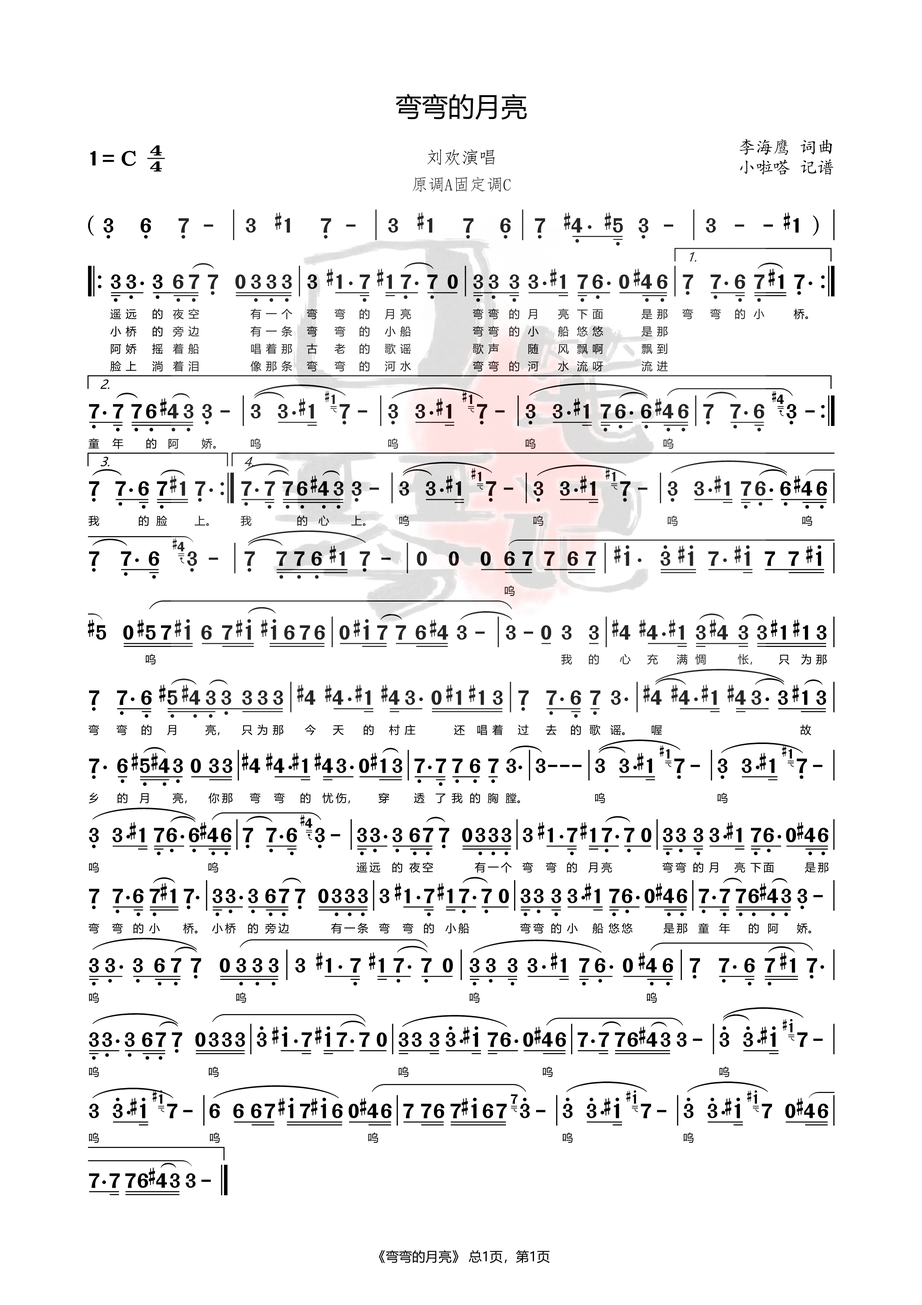
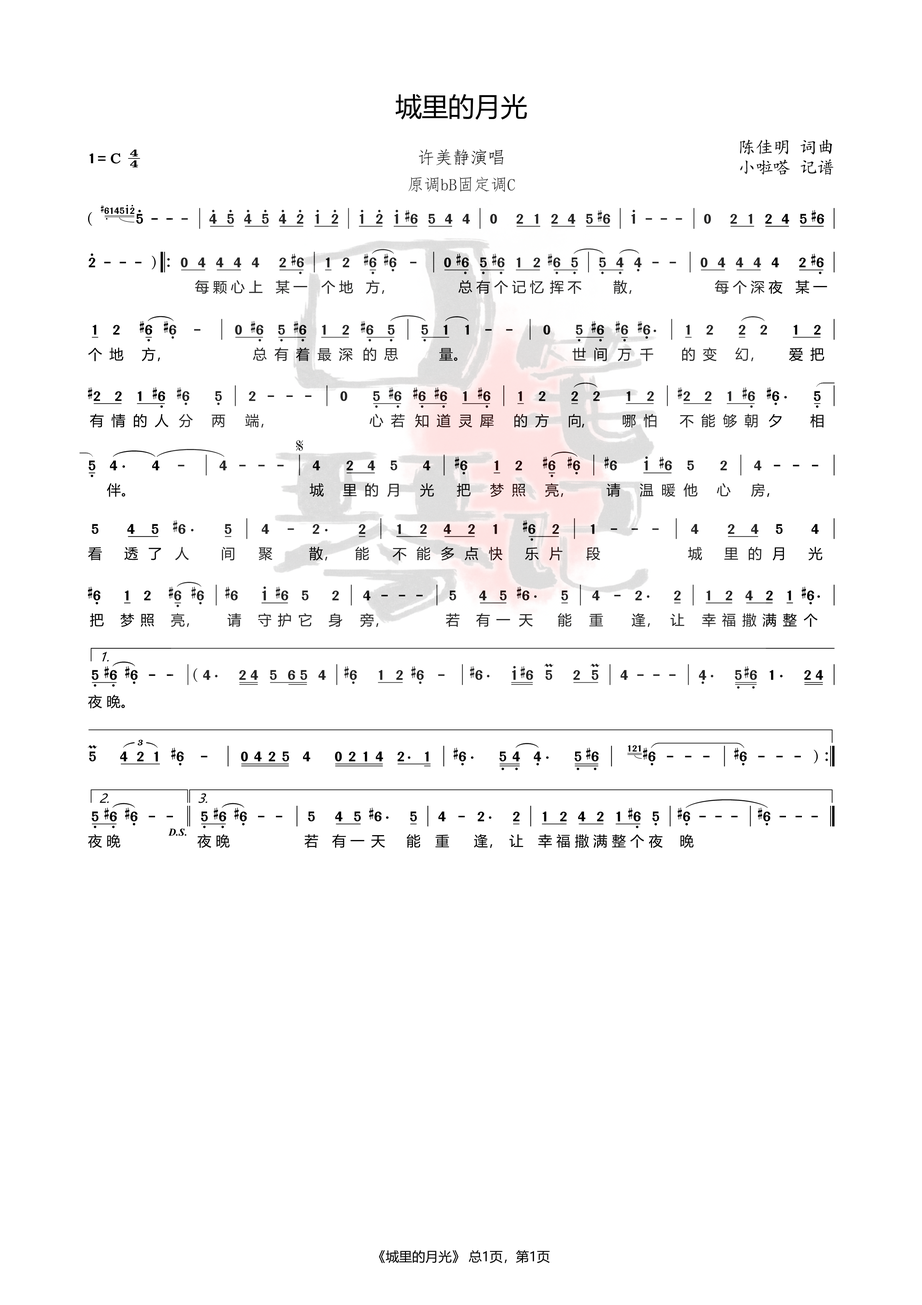
Before/after of a w=922, h=1305 layered artwork. What changed in the layer stack:
added layer "图层 33" above "图层 32" over <box>79,93,835,1264</box>
added layer "图层 32" above "图层 31" over <box>79,93,835,1264</box>
added layer "图层 31" above "图层 30" over <box>79,93,835,1264</box>
